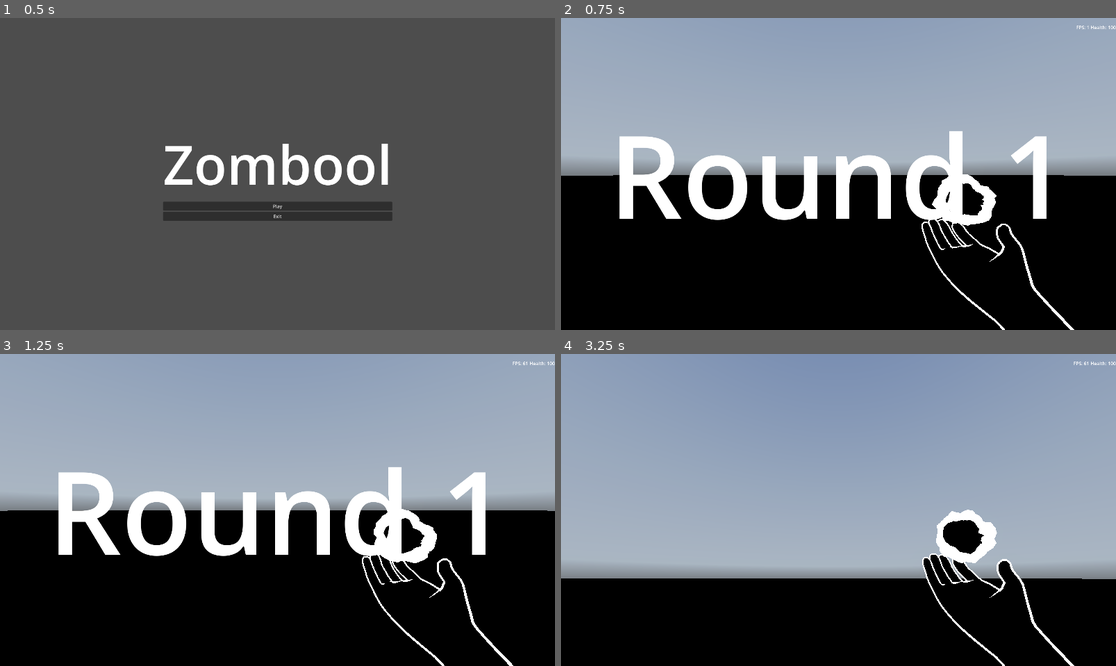
Above: before the commit, frames 1-4 (two rows, left to right).
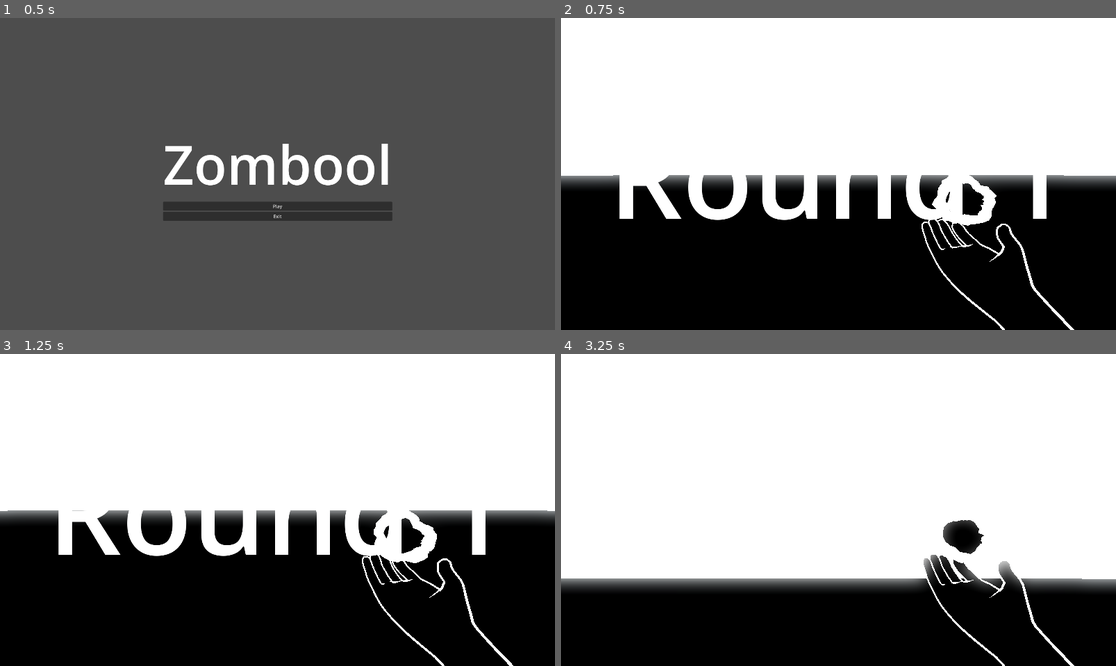
Above: after the commit, the same moments.

Repository: mahdiG/zombool
Game: Godot game, scene res://main.tscn
Two runs of this game, one before a commit and one after it. Both use one fixed random seed, a clock stepped at 60 frames per second and the inputs below. A sky picture missing from this copy of the repository is replaced by a grey-blue gradient.
Inputs (mouse positions are in pixels of both pictures, inside the frame that each line leads up to):
- Up to frame 1 (0.5 s): no input
- Up to frame 2 (0.75 s): click "Play" at 0.5 s
- Up to frame 3 (1.25 s): no input
- Up to frame 4 (3.25 s): move the mouse to (866, 510) at 1.27 s; hold W (move_forward) from 1.28 s (still down); click (866, 510) at 1.35 s; tap Space (jump) at 1.52, 2.27 s; move the mouse to (810, 510) at 2.02 s; click (810, 510) at 2.1 s; move the mouse to (849, 503) at 2.77 s; click (849, 503) at 2.85 s

Frame 1 is identical in both runs. In frame 2, 50% of the frame differs, in the area x 0-100%, y 0-55%; in frame 3, 50%; in frame 4, 74%, in the area x 0-100%, y 0-76%.

Commit message:
fix sky panorama being darker in compatibility renderer

Diff:
--- a/game.tscn
+++ b/game.tscn
@@ -8,6 +8,7 @@
 
 [sub_resource type="PanoramaSkyMaterial" id="PanoramaSkyMaterial_6hv1b"]
 panorama = ExtResource("3_ryrav")
+energy_multiplier = 7.0
 
 [sub_resource type="Sky" id="Sky_7jktm"]
 sky_material = SubResource("PanoramaSkyMaterial_6hv1b")
--- a/project.godot
+++ b/project.godot
@@ -67,3 +67,8 @@
 [physics]
 
 3d/physics_engine="Jolt Physics"
+
+[rendering]
+
+renderer/rendering_method="gl_compatibility"
+renderer/rendering_method.mobile="gl_compatibility"
Not shown, changed: sky.exr.import
